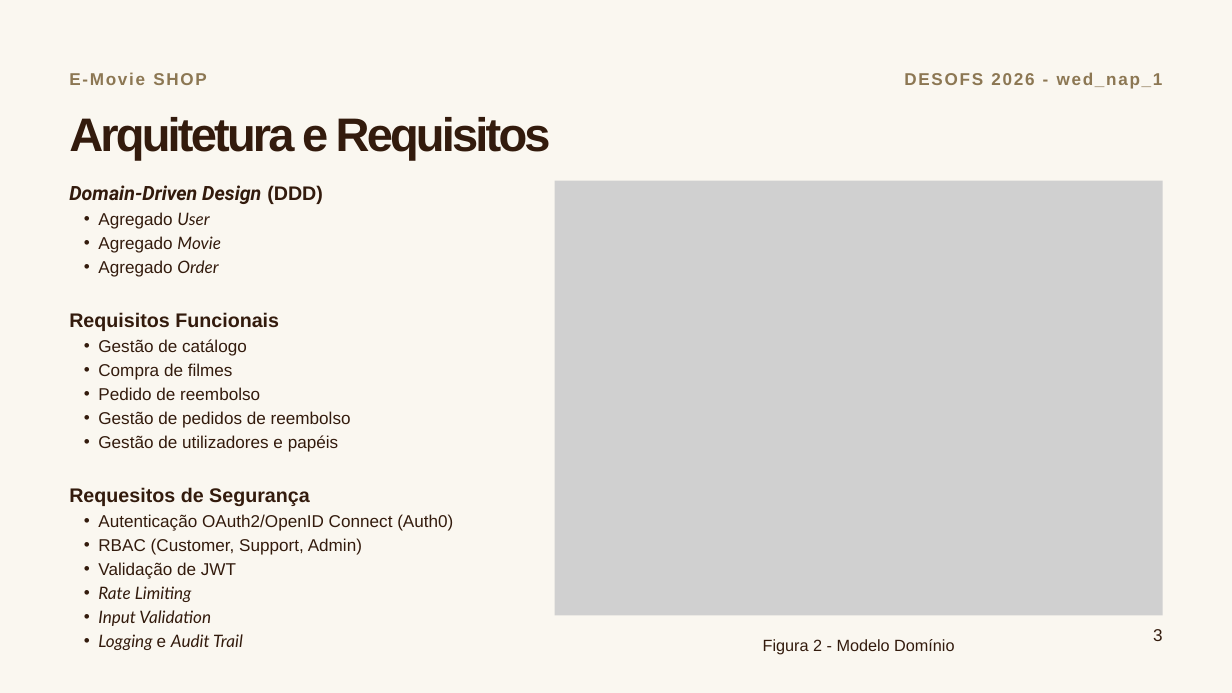
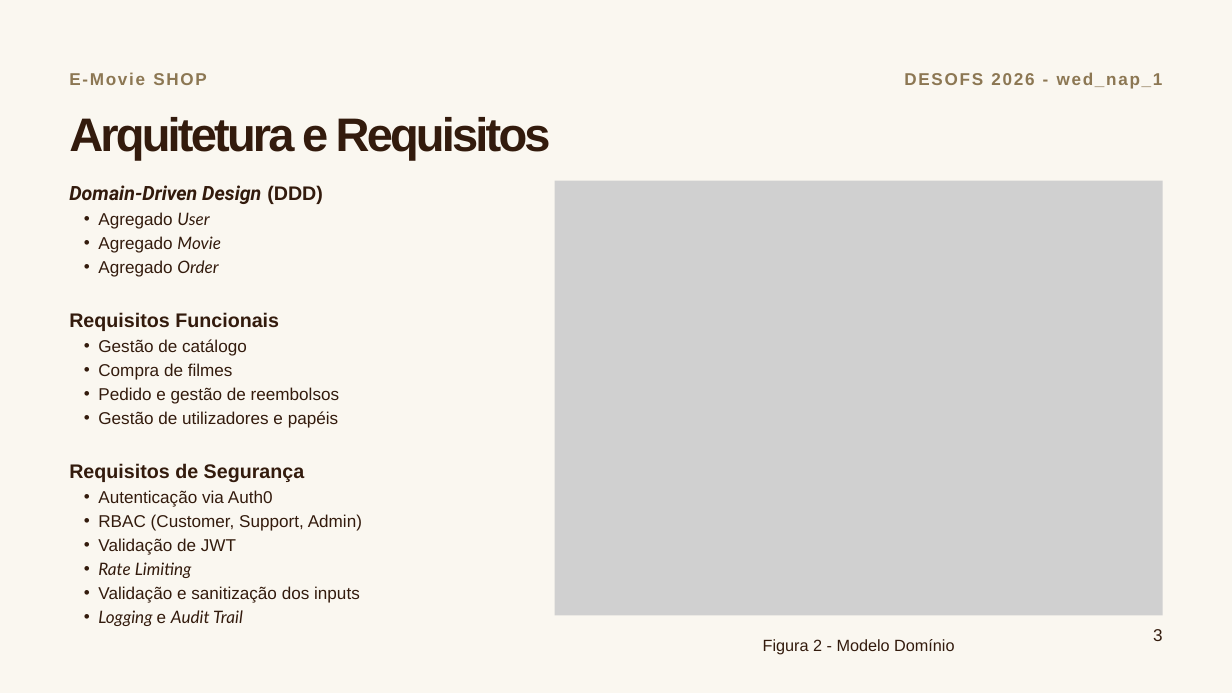
Before and after one commit to mei-desofs/desofs2026-wed_nap_1-1, a slide deck: slide 5 of Deliverables/Phase2/Sprint2/DESOFS 2026 - wed_nap_1.pptx. Drawn at 1232x693 pixels with LibreOffice and Linux fonts; fonts in the diff are those of the drawing; grey boxes stand for pictures. Boxes give left, top, right and bottom in pixels: in the first picture for what was removed or moved away, otherwise in the second. Text is boxed around its words. In the diff, an @@ line names an element or a change of style, - is before the commit and + after.

```diff
--- a/Deliverables/Phase2/Sprint2/DESOFS 2026 - wed_nap_1.pptx
+++ b/Deliverables/Phase2/Sprint2/DESOFS 2026 - wed_nap_1.pptx
@@ text at <box>98,387,340,404</box>: text changed @@
-  • Pedido de reembolso
-  • Gestão de pedidos de reembolso
+  • Pedido e gestão de reembolsos
@@ text at <box>69,463,305,507</box>: text changed; size 20 to 23 pt; bold on @@
-Requesitos de Segurança
-  • Autenticação OAuth2/OpenID Connect (Auth0)
+Requisitos de Segurança
+  • Autenticação via Auth0
@@ text at <box>98,586,360,603</box>: text changed; font Lato to Arial; italic off @@
-  • Input Validation
+  • Validação e sanitização dos inputs
```
Also in this commit, not shown: 2 other slides changed.
